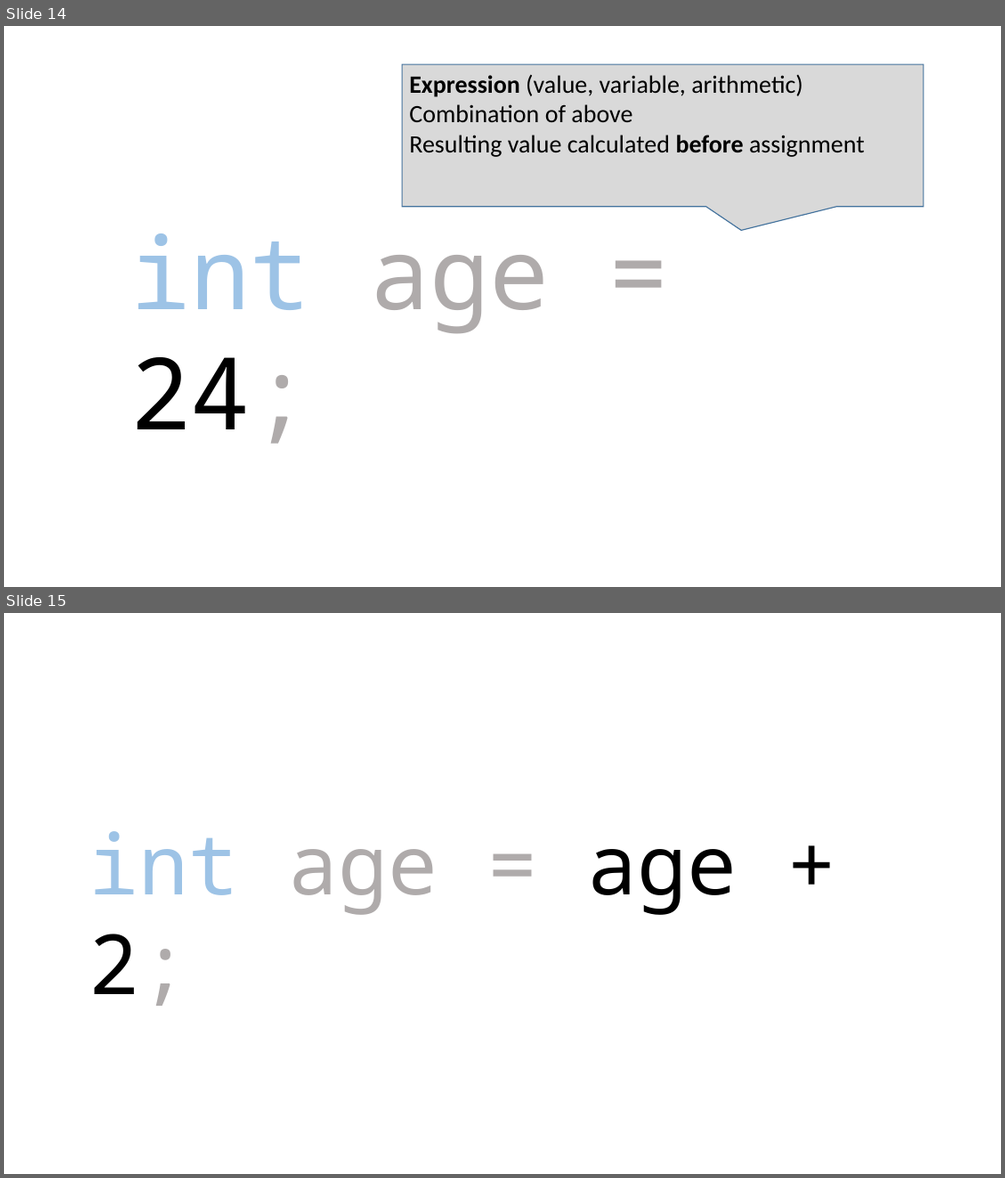
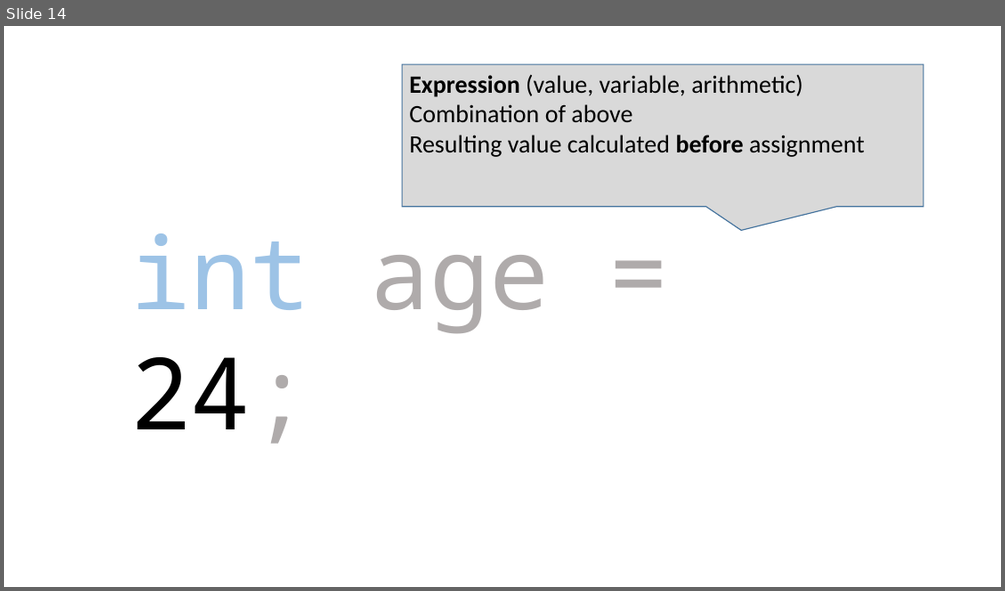
Before and after one commit to perl-easj/Teaching-materials, a slide deck: CSharpProgramming/Presentations/ProgPartI/TypesVariables.pptx. Shown one above the other, each under a label of ours: slides 14 and 15 before the commit, slide 14 after it. The pictures are 1005x1178 and 1005x591 pixels, drawn with LibreOffice and Linux fonts; fonts in the diff are those of the drawing. Boxes give left, top, right and bottom in pixels: in the first picture for what was removed or moved away, otherwise in the second. Text is boxed around its words. In the diff, an @@ line names an element or a change of style, - is before the commit and + after.

```diff
--- a/CSharpProgramming/Presentations/ProgPartI/TypesVariables.pptx
+++ b/CSharpProgramming/Presentations/ProgPartI/TypesVariables.pptx
@@ slide 15 removed at (4,613,1001,1174), background #FFFFFF @@
@@ text removed at (89,831,737,1005) @@
-int age = age + 2;
```
Also in this commit, not shown: 2 other files.
